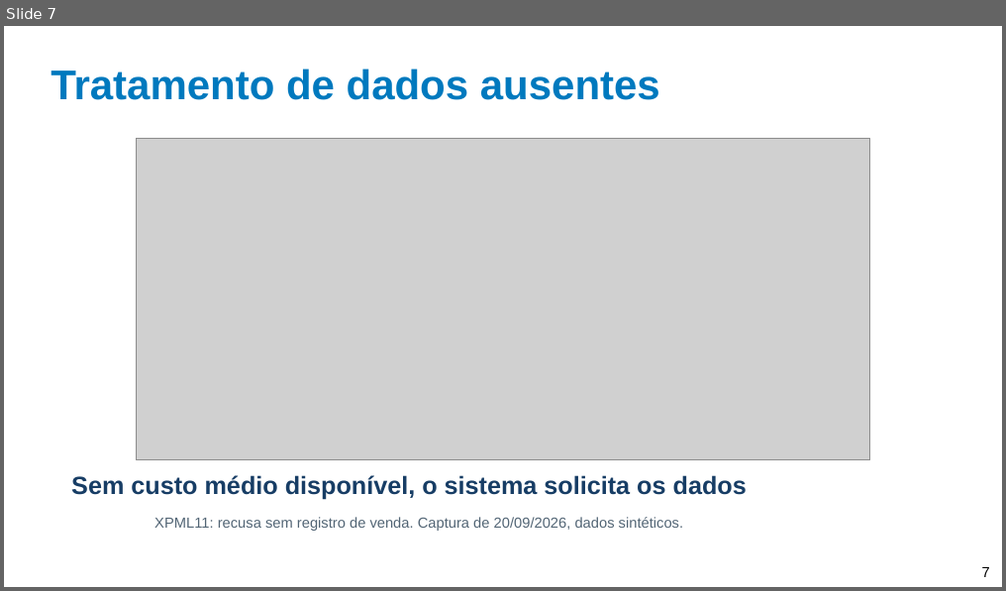
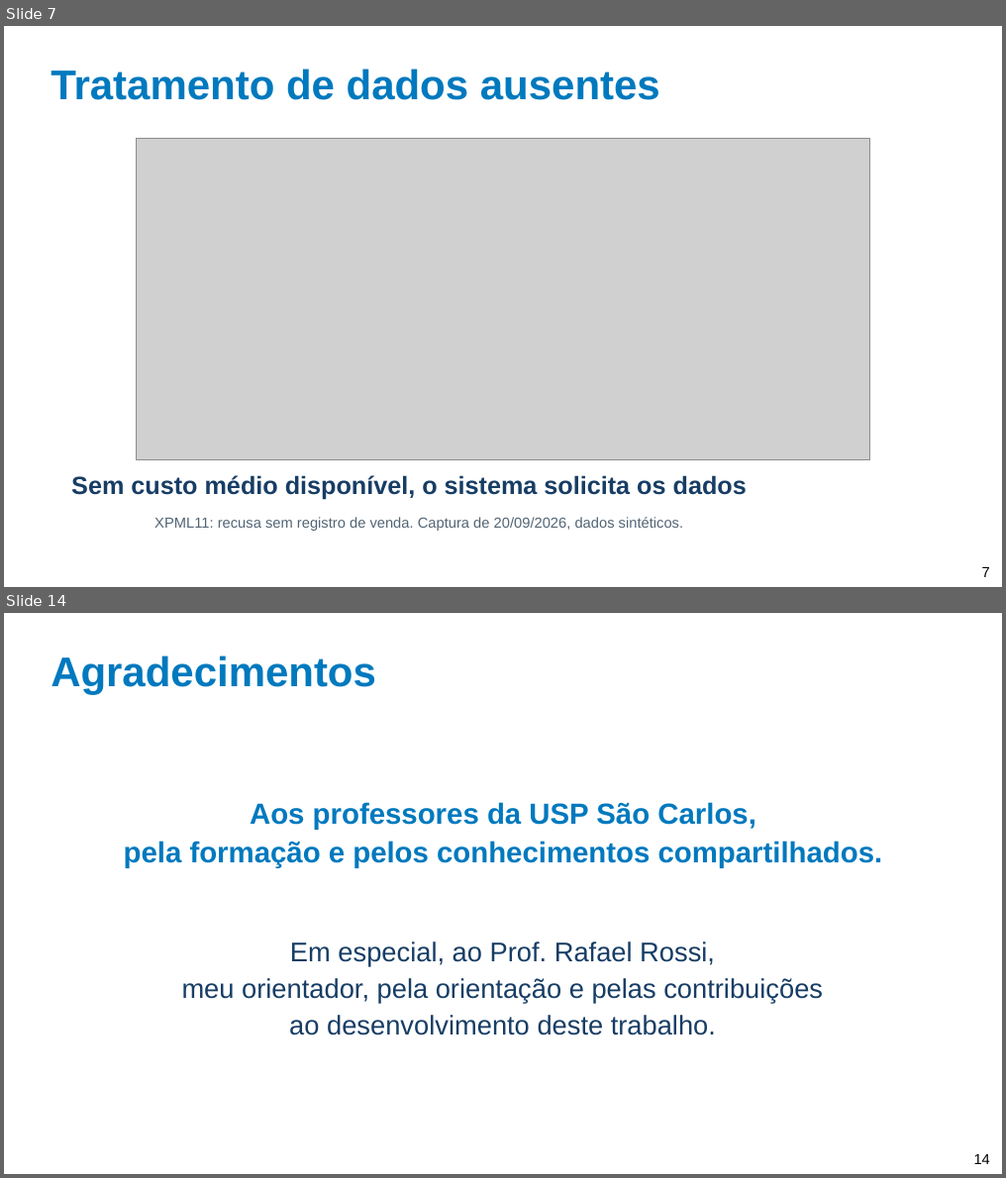
Before and after one commit to andreksp/BrazilianFinancialAssistant, a slide deck: Documentation/TCC/Revisao/Entrega_Final/Apresentacao_TCC_Andre_Khenaifes.pptx. Shown one above the other, each under a label of ours: slide 7 before the commit, slides 7 and 14 after it; the slides between them are not shown. The pictures are 1006x591 and 1006x1178 pixels, drawn with LibreOffice and Linux fonts; fonts in the diff are those of the drawing; grey boxes stand for pictures; background and template pictures are left out. Boxes give left, top, right and bottom in pixels: in the first picture for what was removed or moved away, otherwise in the second. Text is boxed around its words. In the diff, an @@ line names an element or a change of style, - is before the commit and + after.

```diff
--- a/Documentation/TCC/Revisao/Entrega_Final/Apresentacao_TCC_Andre_Khenaifes.pptx
+++ b/Documentation/TCC/Revisao/Entrega_Final/Apresentacao_TCC_Andre_Khenaifes.pptx
@@ slide 14 added at [4, 613, 1002, 1174], background picture (left out); not listed: 1 template element that a slide beside it also shows @@
@@ text added at [51, 656, 376, 695], 40 pt, text #0079BE, bold @@
+Agradecimentos
@@ text added at [124, 802, 883, 868], 28 pt, text #0079BE, bold @@
+Aos professores da USP São Carlos,
+pela formação e pelos conhecimentos compartilhados.
@@ text added at [182, 942, 823, 1036], 26 pt, text #173D65 @@
+Em especial, ao Prof. Rafael Rossi,
+meu orientador, pela orientação e pelas contribuições
+ao desenvolvimento deste trabalho.
```
Also in this commit, not shown: 6 slides changed, 1 other slide added, 1 slide removed, 10 other files.
